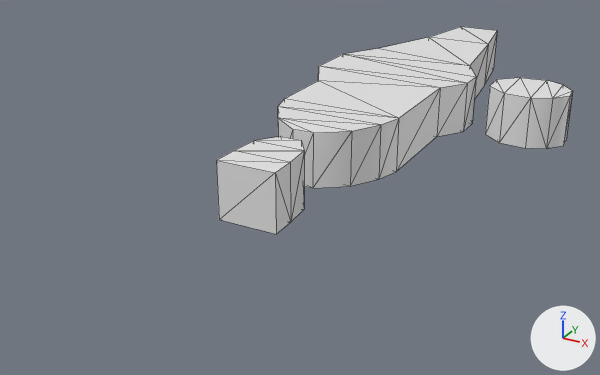
What one commit did to the FBX model Projeto Piloto/Assets/Art/Models/Cenario/Terrain.FBX.
Camera for both pictures: a camera (50 mm lens) standing at (125.0, -207.0, 94.0) and looking at (-9.0, 37.0, -28.0). The lights are fixed; the arrows at lower right show +X, +Y and +Z. Mesh edges are drawn as thin lines. Where no turn or scale is listed for an object, it has been applied to the vertices.

Before the edit, the objects in view are built like this:
```python
me_mesh = bpy.data.meshes.new('Mesh')
me_mesh.from_pydata(...)  # 76 vertices, 140 faces; spans x -32.0..69.0, y -14.0..196.0, z -20.0..0.0
ob_plane001 = bpy.data.objects.new('Plane001', me_mesh)
ob_plane001.location = (0.0, 0.0, 0.0)
```
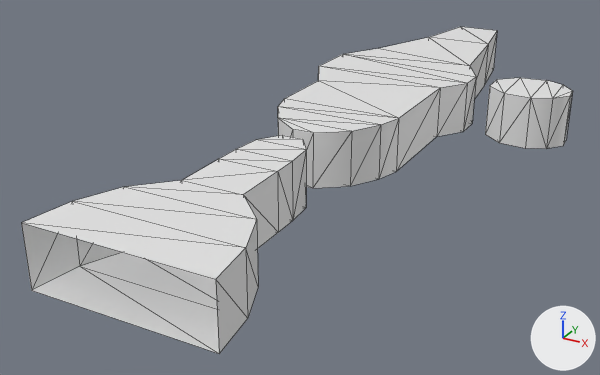
The newer file is also turned or shifted as a whole; pictures and numbers use the older file's frame.

Boxes [x1, y1, x2, y2] around the edits, measured in the pictures (600 x 375 px):
'Plane001', reshaped (54% wider, 58% taller)
    before: [216, 27, 573, 234]
    after: [22, 27, 573, 354]
part 1 of me_mesh, built on
    before: [216, 136, 304, 234]
    after: [22, 135, 306, 354]

Edits to the bpy script that builds the scene:
```text
Change me_mesh:
    used by ob_plane001; location = (0.0, 0.0, 0.0)
    remove me_mesh.from_pydata(...)  # 76 vertices, 140 faces; spans x -32.0..69.0, y -14.0..196.0, z -20.0..0.0
    add me_mesh.from_pydata(...)  # 92 vertices, 170 faces; spans x -32.0..69.0, y -74.0..196.0, z -20.0..0.0
    me_mesh part 1
    2 faces are deleted
    12 vertices in x -10.0..10.0, y -4.0..14.0, z -20.0..0.0 move by (0.0, 1.0, 0.0)
    4 vertices in x -10.0..10.0, y -14.0, z -20.0..0.0 move by (0.0, 2.0, 0.0)
    10 vertices are added at x -30.0..30.0, y -74.0..-31.0, z -20.0..0.0
    6 new vertices lie (0.0, 0.0, 20.0) away from vertices in x -30.0..30.0, y -74.0..-43.0, z -20.0
    32 new faces join them
```
